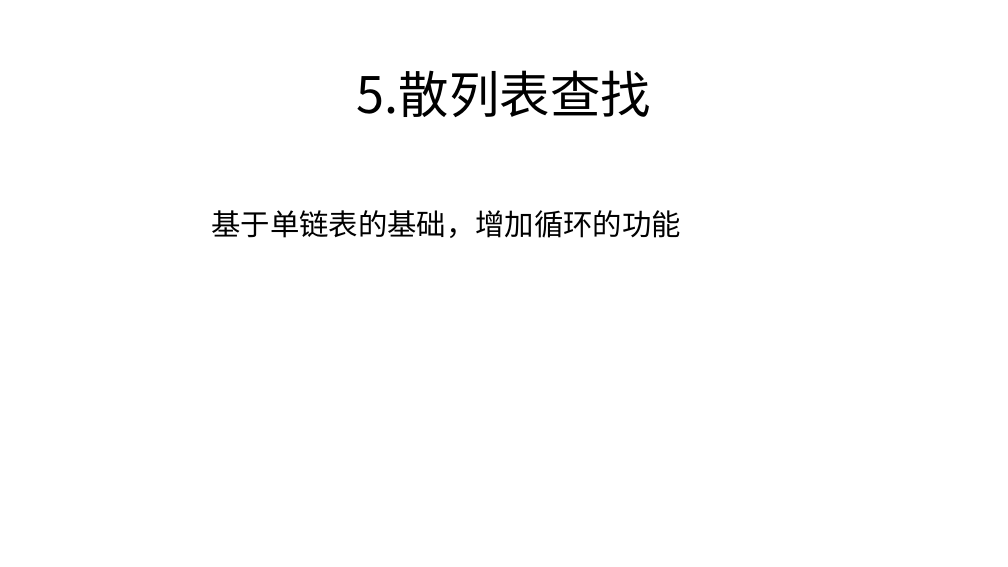
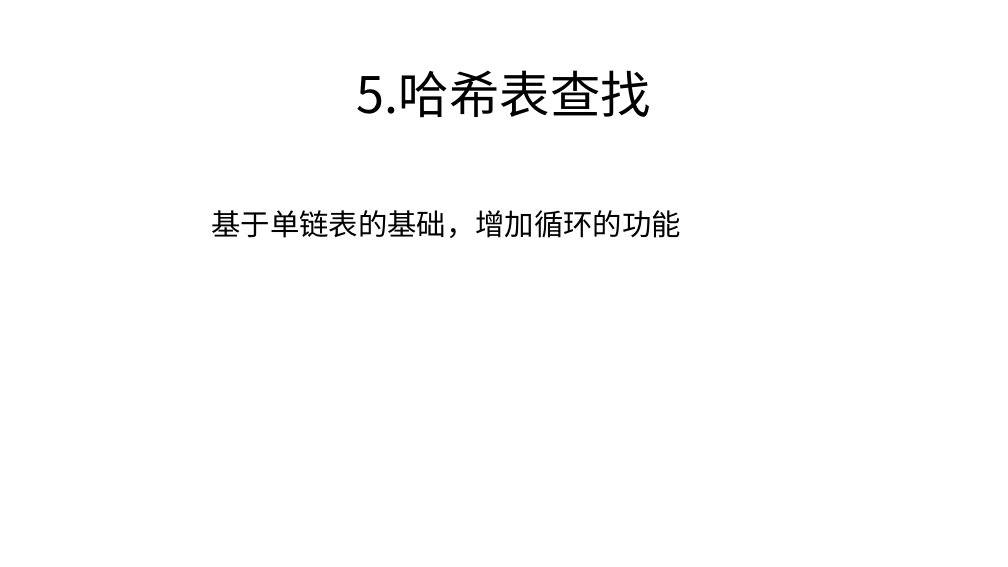
Before and after one commit to zjyesir/hmc_data_structure, a slide deck: slide 23 of ppt/8 查找.pptx (slide 7 before the commit). Drawn at 1008x567 pixels with LibreOffice and Linux fonts; fonts in the diff are those of the drawing; background and template pictures are left out. Boxes give left, top, right and bottom in pixels: in the first picture for what was removed or moved away, otherwise in the second. Text is boxed around its words. In the diff, an @@ line names an element or a change of style, - is before the commit and + after.

Commit message:
查找 1/3部分完成

```diff
--- a/ppt/8 查找.pptx
+++ b/ppt/8 查找.pptx
@@ text at <box>357,70,651,118</box>: text changed @@
-5.散列表查找
+5.哈希表查找
```
Also in this commit, not shown: 4 other slides changed, 20 slides added, 2 slides removed, 4 other files.
